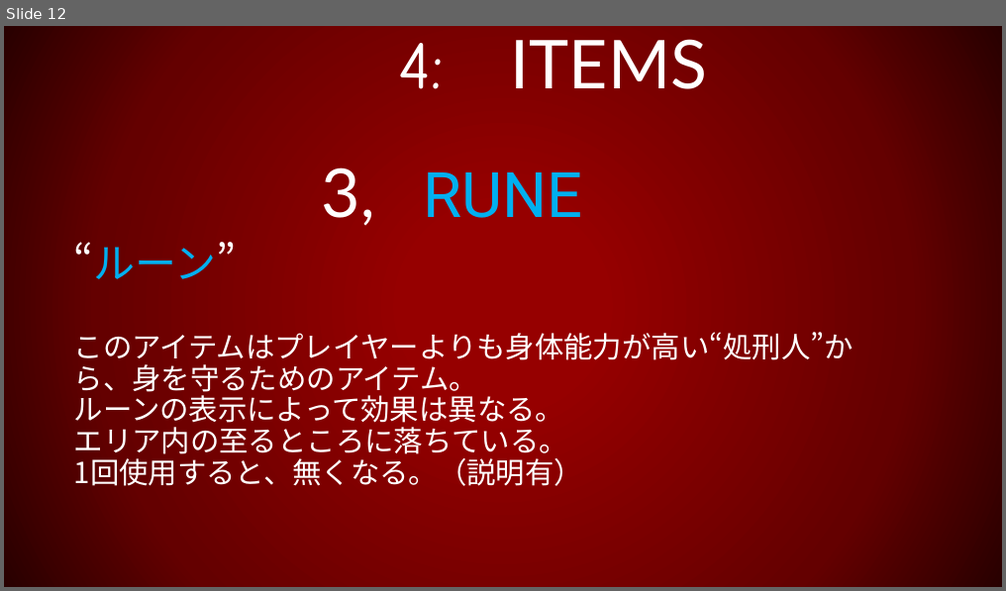
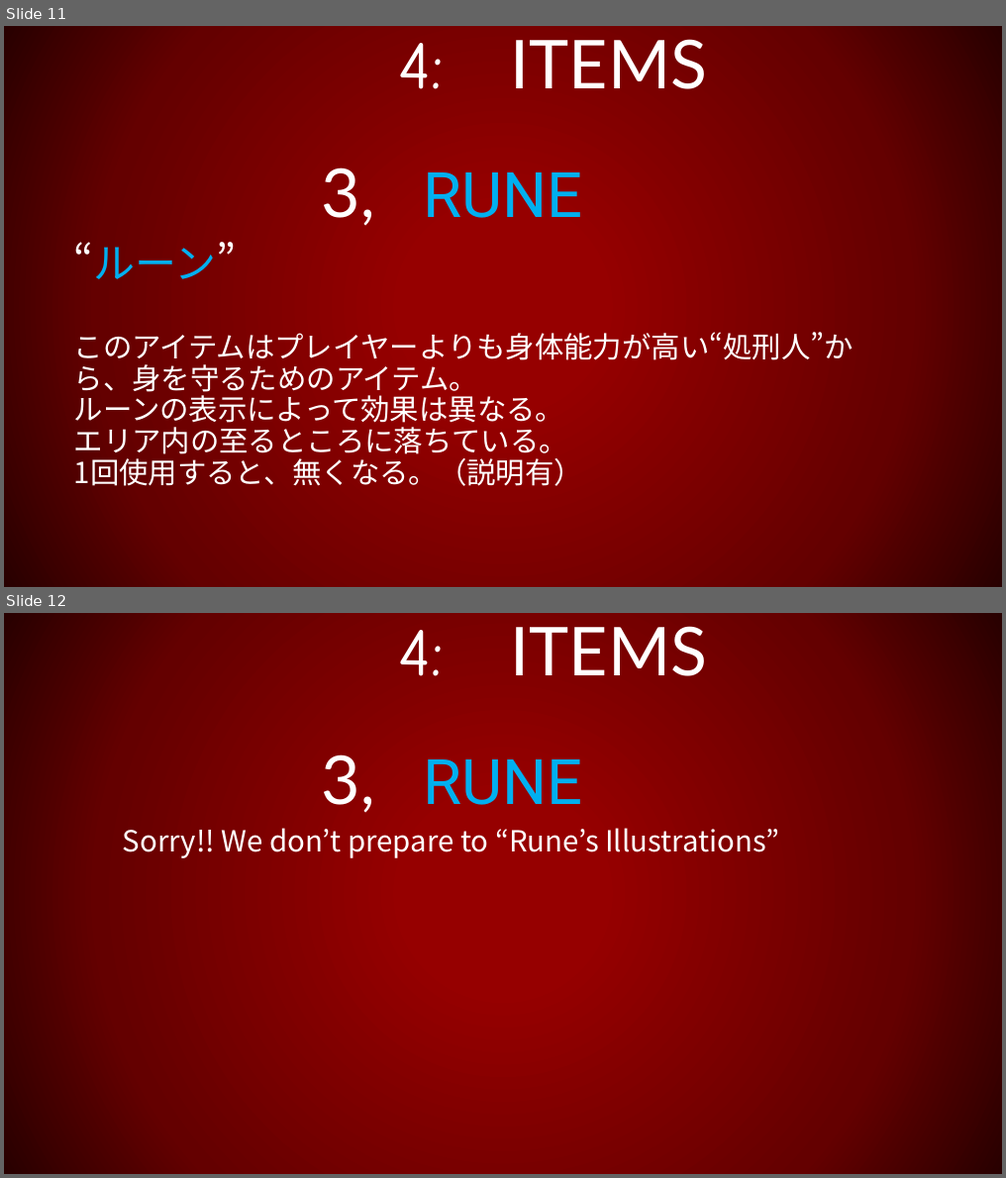
Before and after one commit to 1816025/UE4-Project, a slide deck: TEAM2020.pptx. Shown one above the other, each under a label of ours: slide 12 before the commit, slides 11 and 12 after it. The pictures are 1006x591 and 1006x1178 pixels, drawn with LibreOffice and Linux fonts; fonts in the diff are those of the drawing. Boxes give left, top, right and bottom in pixels: in the first picture for what was removed or moved away, otherwise in the second. Text is boxed around its words. In the diff, an @@ line names an element or a change of style, - is before the commit and + after.

```diff
--- a/TEAM2020.pptx
+++ b/TEAM2020.pptx
@@ slide 12 added at bbox=[4, 613, 1002, 1174], background gradient #960000 to #650000 to #290000 @@
@@ title added at bbox=[322, 626, 708, 805], 64.8 pt, text #FFFFFF @@
+4: ITEMS
+3, RUNE
@@ text added at bbox=[123, 828, 779, 859], 28 pt, text #FFFFFF @@
+Sorry!! We don’t prepare to “Rune’s Illustrations”
@@ what was slide 12 is now slide 11 @@
```
Also in this commit, not shown: 9 slides changed, 3 other slides added, 6 slides removed.
